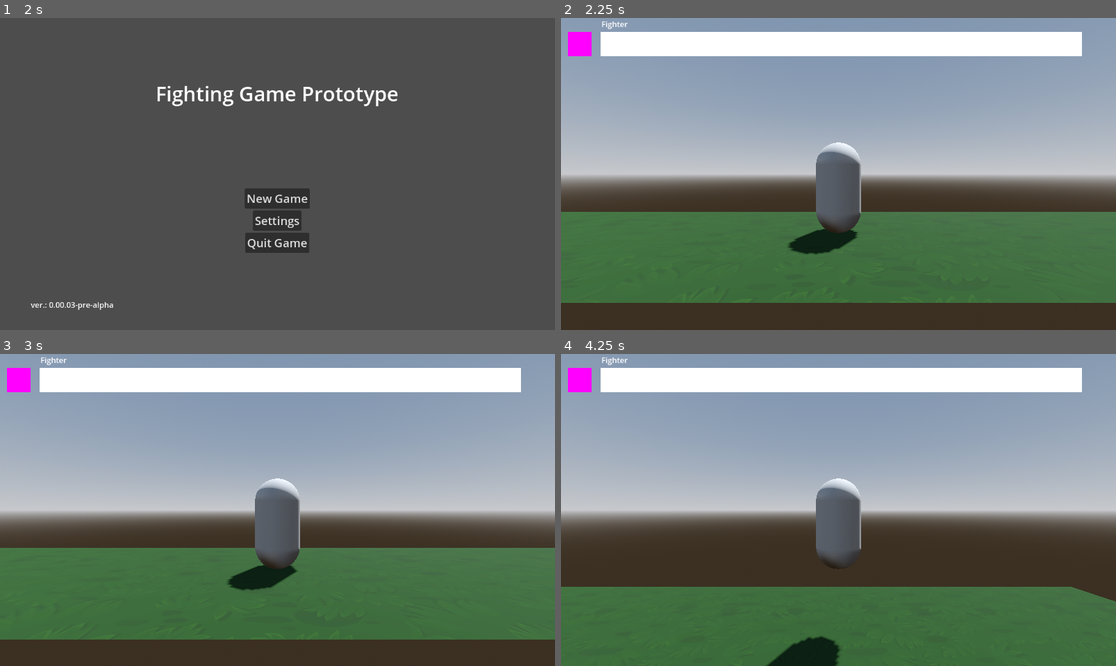
Above: before the commit, frames 1-4 (two rows, left to right).
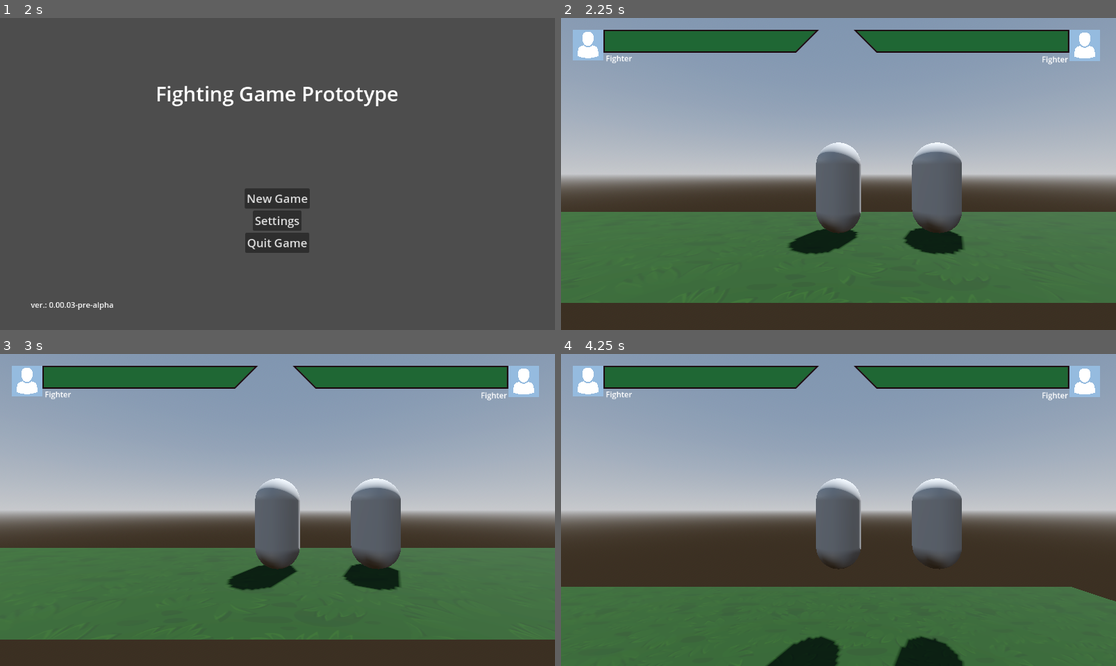
Above: after the commit, the same moments.

Repository: shoyguer/fighting-game-prototype-dev
Game: Godot game, scene res://ui/main_menu/main_menu.tscn
Same seed, same stepped clock (60 frames per second), same inputs: the game is played once before the commit and once after it.
Inputs (mouse positions are in pixels of both pictures, inside the frame that each line leads up to):
- Up to frame 1 (2 s): tap Enter at 0.5 s; move the mouse to (399, 158) at 0.52 s; hold D (move_right) 0.53-1.28 s; hold S (move_crouch) 0.53-1.28 s; tap W (move_jump) at 0.77, 1.52 s; tap Space at 1.25 s; move the mouse to (166, 189) at 1.27 s; hold A (move_left) from 1.28 s (still down); tap S (move_crouch) at 1.35 s
- Up to frame 2 (2.25 s): release A (move_left) at 2 s; click "New Game" at 2 s
- Up to frame 3 (3 s): tap Enter at 2.75 s; move the mouse to (333, 441) at 2.77 s; hold D (move_right) from 2.78 s (still down); hold S (move_crouch) from 2.78 s (still down)
- Up to frame 4 (4.25 s): keep holding D (move_right); tap Space at 3.5 s; move the mouse to (810, 572) at 3.52 s; release S (move_crouch) at 3.53 s; tap S (move_crouch) at 3.6 s; tap W (move_jump) at 3.77 s

Frame 1 is identical in both runs. In frame 2, 11% of the frame differs, in the area x 1-98%, y 1-76%; in frame 3, 11%; in frame 4, 11%, in the area x 1-98%, y 1-100%.

Commit message:
UI system updated

Diff:
--- a/fighting-game-prototype/components/CharacterResource.tres
+++ /dev/null
@@ -1,12 +0,0 @@
-[gd_resource type="Resource" script_class="CharacterResource" load_steps=3 format=3 uid="uid://cr6kqq50nv13x"]
-
-[ext_resource type="Script" path="res://components/CharacterResource.gd" id="1_st1m2"]
-
-[sub_resource type="PlaceholderTexture2D" id="PlaceholderTexture2D_1d2m6"]
-size = Vector2(50, 50)
-
-[resource]
-script = ExtResource("1_st1m2")
-max_health = 1000
-portrait_image = SubResource("PlaceholderTexture2D_1d2m6")
-character_name = ""
--- a/fighting-game-prototype/entities/character/base_character.gd
+++ b/fighting-game-prototype/entities/character/base_character.gd
@@ -5,7 +5,7 @@
 
 ## For setting the current direction of the character
 @export_group("Character")
-@export var character_data: CharacterResource
+@export var character_data: CharacterData
 @export var max_health_points: int = 1000
 @export var cur_health_points: int = 1000:
 	set(value):
@@ -18,6 +18,7 @@
 		direction = value
 	get:
 		return direction
+@export var health_bar: TextureProgressBar
 
 @export_group("States")
 @export var jump_state: BaseState
--- a/fighting-game-prototype/components/CharacterResource.gd
+++ b/fighting-game-prototype/resources/character_data.gd
@@ -1,4 +1,4 @@
-class_name CharacterResource
+class_name CharacterData
 extends Resource
 
 @export var max_health: int = 1000
--- /dev/null
+++ b/fighting-game-prototype/resources/character_data.tres
@@ -0,0 +1,10 @@
+[gd_resource type="Resource" script_class="CharacterData" load_steps=3 format=3 uid="uid://cr6kqq50nv13x"]
+
+[ext_resource type="Texture2D" uid="uid://boytioa66vyk6" path="res://ui/hud_control/portrait/placeholder.png" id="1_qfspa"]
+[ext_resource type="Script" path="res://resources/character_data.gd" id="2_14qbl"]
+
+[resource]
+script = ExtResource("2_14qbl")
+max_health = 1000
+portrait_image = ExtResource("1_qfspa")
+character_name = ""
--- a/fighting-game-prototype/scenes/ring/base_ring.tscn
+++ b/fighting-game-prototype/scenes/ring/base_ring.tscn
@@ -1,12 +1,13 @@
-[gd_scene load_steps=14 format=3 uid="uid://2f1oiq4ce6ah"]
+[gd_scene load_steps=15 format=3 uid="uid://2f1oiq4ce6ah"]
 
 [ext_resource type="Script" path="res://scenes/ring/base_ring.gd" id="1_penw6"]
 [ext_resource type="PackedScene" uid="uid://ddwiy1mimsn0a" path="res://entities/character/base_character.tscn" id="2_81ipt"]
 [ext_resource type="Texture2D" uid="uid://catdqc1vtdnie" path="res://assets/textures/texture_grass.png" id="2_gttef"]
-[ext_resource type="Script" path="res://scenes/ring/progress_bar.gd" id="4_q1r1a"]
-[ext_resource type="Resource" uid="uid://cr6kqq50nv13x" path="res://components/CharacterResource.tres" id="5_fw5nq"]
-[ext_resource type="Script" path="res://scenes/ring/label.gd" id="5_r7je1"]
-[ext_resource type="Script" path="res://scenes/ring/texture_rect.gd" id="5_yni6m"]
+[ext_resource type="Script" path="res://ui/hud_control/hud_control.gd" id="5_dw10m"]
+[ext_resource type="Resource" uid="uid://cr6kqq50nv13x" path="res://resources/character_data.tres" id="5_fw5nq"]
+[ext_resource type="Texture2D" uid="uid://bb0otjgigu1cw" path="res://ui/hud_control/health_bar/health_background.svg" id="6_c7t6p"]
+[ext_resource type="Texture2D" uid="uid://boytioa66vyk6" path="res://ui/hud_control/portrait/placeholder.png" id="6_umaam"]
+[ext_resource type="Texture2D" uid="uid://j6opa33mtudy" path="res://ui/hud_control/health_bar/health_fill.svg" id="7_fcmyi"]
 
 [sub_resource type="ProceduralSkyMaterial" id="ProceduralSkyMaterial_lj7xn"]
 sky_horizon_color = Color(0.64625, 0.65575, 0.67075, 1)
@@ -54,58 +55,112 @@
 skeleton = NodePath("../..")
 surface_material_override/0 = SubResource("StandardMaterial3D_sdpws")
 
-[node name="BaseCharacter" parent="." instance=ExtResource("2_81ipt")]
+[node name="Character0" parent="." node_paths=PackedStringArray("health_bar") instance=ExtResource("2_81ipt")]
 character_data = ExtResource("5_fw5nq")
+health_bar = NodePath("../HUDControl/HBoxContainer/Margin0/Control/HealthBar0")
 
-[node name="Camera3D" type="Camera3D" parent="BaseCharacter"]
+[node name="Camera3D" type="Camera3D" parent="Character0"]
 transform = Transform3D(1, 0, 0, 0, 1, 0, 0, 0, 1, 0, 1.30237, 4.54876)
 current = true
 
-[node name="Control" type="Control" parent="."]
+[node name="Character1" parent="." node_paths=PackedStringArray("health_bar") instance=ExtResource("2_81ipt")]
+transform = Transform3D(1, 0, 0, 0, 1, 0, 0, 0, 1, 2.17674, 0, 0)
+character_data = ExtResource("5_fw5nq")
+health_bar = NodePath("../HUDControl/HBoxContainer/Margin0/Control/HealthBar0")
+
+[node name="HUDControl" type="Control" parent="." node_paths=PackedStringArray("character_0", "character_1")]
 layout_mode = 3
-anchors_preset = 0
-offset_right = 40.0
-offset_bottom = 40.0
+anchors_preset = 15
+anchor_right = 1.0
+anchor_bottom = 1.0
+grow_horizontal = 2
+grow_vertical = 2
+script = ExtResource("5_dw10m")
+character_0 = NodePath("../Character0")
+character_1 = NodePath("../Character1")
 
-[node name="VBoxContainer" type="VBoxContainer" parent="Control"]
+[node name="HBoxContainer" type="HBoxContainer" parent="HUDControl"]
+layout_mode = 1
+anchors_preset = 15
+anchor_right = 1.0
+anchor_bottom = 1.0
+grow_horizontal = 2
+grow_vertical = 2
+
+[node name="Margin0" type="MarginContainer" parent="HUDControl/HBoxContainer"]
+layout_mode = 2
+size_flags_horizontal = 3
+theme_override_constants/margin_left = 24
+theme_override_constants/margin_top = 24
+theme_override_constants/margin_right = 24
+theme_override_constants/margin_bottom = 24
+
+[node name="Control" type="Control" parent="HUDControl/HBoxContainer/Margin0"]
+layout_mode = 2
+
+[node name="Portrait0" type="TextureRect" parent="HUDControl/HBoxContainer/Margin0/Control"]
+unique_name_in_owner = true
+custom_minimum_size = Vector2(64, 64)
 layout_mode = 0
 offset_right = 40.0
 offset_bottom = 40.0
+texture = ExtResource("6_umaam")
+expand_mode = 4
 
-[node name="HBoxContainer" type="HBoxContainer" parent="Control/VBoxContainer"]
-custom_minimum_size = Vector2(50, 25)
+[node name="HealthBar0" type="TextureProgressBar" parent="HUDControl/HBoxContainer/Margin0/Control"]
+unique_name_in_owner = true
+layout_mode = 0
+offset_left = 64.0
+offset_right = 512.0
+offset_bottom = 48.0
+texture_under = ExtResource("6_c7t6p")
+texture_progress = ExtResource("7_fcmyi")
+
+[node name="Name0" type="Label" parent="HUDControl/HBoxContainer/Margin0/Control"]
+unique_name_in_owner = true
+layout_mode = 0
+offset_left = 69.0
+offset_top = 48.0
+offset_right = 187.0
+offset_bottom = 71.0
+text = "Base_character"
+
+[node name="Margin1" type="MarginContainer" parent="HUDControl/HBoxContainer"]
+layout_mode = 2
+size_flags_horizontal = 3
+theme_override_constants/margin_left = 24
+theme_override_constants/margin_top = 24
+theme_override_constants/margin_right = 24
+theme_override_constants/margin_bottom = 24
+
+[node name="Control" type="Control" parent="HUDControl/HBoxContainer/Margin1"]
 layout_mode = 2
 
-[node name="HBoxContainer4" type="HBoxContainer" parent="Control/VBoxContainer/HBoxContainer"]
-custom_minimum_size = Vector2(80, 25)
-layout_mode = 2
+[node name="Portrait1" type="TextureRect" parent="HUDControl/HBoxContainer/Margin1/Control"]
+unique_name_in_owner = true
+custom_minimum_size = Vector2(64, 64)
+offset_left = 453.0
+offset_top = 1.0
+offset_right = 517.0
+offset_bottom = 65.0
+texture = ExtResource("6_umaam")
+expand_mode = 4
 
-[node name="Label" type="Label" parent="Control/VBoxContainer/HBoxContainer" node_paths=PackedStringArray("base_character")]
-layout_mode = 2
-script = ExtResource("5_r7je1")
-base_character = NodePath("../../../../BaseCharacter")
+[node name="HealthBar1" type="TextureProgressBar" parent="HUDControl/HBoxContainer/Margin1/Control"]
+unique_name_in_owner = true
+layout_mode = 0
+offset_left = 453.0
+offset_right = 901.0
+offset_bottom = 48.0
+scale = Vector2(-1, 1)
+texture_under = ExtResource("6_c7t6p")
+texture_progress = ExtResource("7_fcmyi")
 
-[node name="HBoxContainer2" type="HBoxContainer" parent="Control/VBoxContainer"]
-layout_mode = 2
-
-[node name="HBoxContainer4" type="HBoxContainer" parent="Control/VBoxContainer/HBoxContainer2"]
-custom_minimum_size = Vector2(10, 25)
-layout_mode = 2
-
-[node name="TextureRect" type="TextureRect" parent="Control/VBoxContainer/HBoxContainer2" node_paths=PackedStringArray("base_character")]
-layout_mode = 2
-script = ExtResource("5_yni6m")
-base_character = NodePath("../../../../BaseCharacter")
-
-[node name="HBoxContainer3" type="HBoxContainer" parent="Control/VBoxContainer/HBoxContainer2"]
-custom_minimum_size = Vector2(10, 25)
-layout_mode = 2
-
-[node name="ColorRect" type="ColorRect" parent="Control/VBoxContainer/HBoxContainer2" node_paths=PackedStringArray("base_character")]
-custom_minimum_size = Vector2(0, 50)
-layout_mode = 2
-script = ExtResource("4_q1r1a")
-base_character = NodePath("../../../../BaseCharacter")
-
-[node name="TextureProgressBar" type="TextureProgressBar" parent="Control/VBoxContainer/HBoxContainer2"]
-layout_mode = 2
+[node name="Name1" type="Label" parent="HUDControl/HBoxContainer/Margin1/Control"]
+unique_name_in_owner = true
+layout_mode = 0
+offset_left = 396.0
+offset_top = 50.0
+offset_right = 449.0
+offset_bottom = 73.0
+text = "Enemy"
--- /dev/null
+++ b/fighting-game-prototype/ui/hud_control/health_bar/health_background.svg
@@ -0,0 +1,16 @@
+<?xml version="1.0" encoding="UTF-8"?>
+<svg id="Layer_1" data-name="Layer 1" xmlns="http://www.w3.org/2000/svg" viewBox="0 0 448 48">
+  <defs>
+    <style>
+      .cls-1 {
+        fill: #2d1e22;
+      }
+
+      .cls-2 {
+        fill: #19060c;
+      }
+    </style>
+  </defs>
+  <path class="cls-2" d="M.17.07v47.93h399.9L448,.07H.17ZM398.83,45H3.17V3.07h437.59l-41.93,41.93Z"/>
+  <polygon class="cls-1" points="440.76 3.07 398.83 45 3.17 45 3.17 3.07 440.76 3.07"/>
+</svg>
--- /dev/null
+++ b/fighting-game-prototype/ui/hud_control/health_bar/health_fill.svg
@@ -0,0 +1,11 @@
+<?xml version="1.0" encoding="UTF-8"?>
+<svg id="Layer_1" data-name="Layer 1" xmlns="http://www.w3.org/2000/svg" viewBox="0 0 448 48">
+  <defs>
+    <style>
+      .cls-1 {
+        fill: #1f6734;
+      }
+    </style>
+  </defs>
+  <polygon class="cls-1" points="440.76 3.07 398.83 45 3.17 45 3.17 3.07 440.76 3.07"/>
+</svg>
--- /dev/null
+++ b/fighting-game-prototype/ui/hud_control/hud_control.gd
@@ -0,0 +1,44 @@
+class_name HUDControl
+extends Control
+
+@export var character_0: BaseCharacter
+
+@onready var portrait_0: TextureRect = %Portrait0
+@onready var health_bar_0: TextureProgressBar = %HealthBar0
+@onready var name_0: Label = %Name0
+
+
+@export var character_1: BaseCharacter
+
+@onready var portrait_1: TextureRect = %Portrait1
+@onready var health_bar_1: TextureProgressBar = %HealthBar1
+@onready var name_1: Label = %Name1
+
+# Called when the node enters the scene tree for the first time.
+func _ready() -> void:
+	health_bar_0.max_value = character_0.character_data.max_health
+	health_bar_0.value = character_0.character_data.current_health
+	name_0.text = character_0.character_data.character_name
+	character_0.health_bar = health_bar_0
+
+	health_bar_1.max_value = character_1.character_data.max_health
+	health_bar_1.value = character_1.character_data.current_health
+	name_1.text = character_1.character_data.character_name
+	character_1.health_bar = health_bar_1
+
+
+func _input(event: InputEvent) -> void:
+	if event.is_action_pressed("more_health"):
+		character_0.character_data.current_health += 100
+		_animate_health(character_0)
+	if event.is_action_pressed("less_health"):
+		character_0.character_data.current_health -= 100
+		_animate_health(character_0)
+# Called every frame. 'delta' is the elapsed time since the previous frame.
+
+func _animate_health(character: BaseCharacter) -> void:
+	var current_health: float = character.character_data.current_health
+
+	var tween = get_tree().create_tween()
+	tween.set_trans(Tween.TRANS_QUART).set_ease(Tween.EASE_OUT)
+	tween.tween_property(character.health_bar, "value", current_health, 0.25)
Not shown, added: fighting-game-prototype/ui/hud_control/health_bar/health_background.svg.import
Not shown, added: fighting-game-prototype/ui/hud_control/health_bar/health_fill.svg.import
Binary file added: fighting-game-prototype/ui/hud_control/portrait/placeholder.png
Not shown, added: fighting-game-prototype/ui/hud_control/portrait/placeholder.png.import
